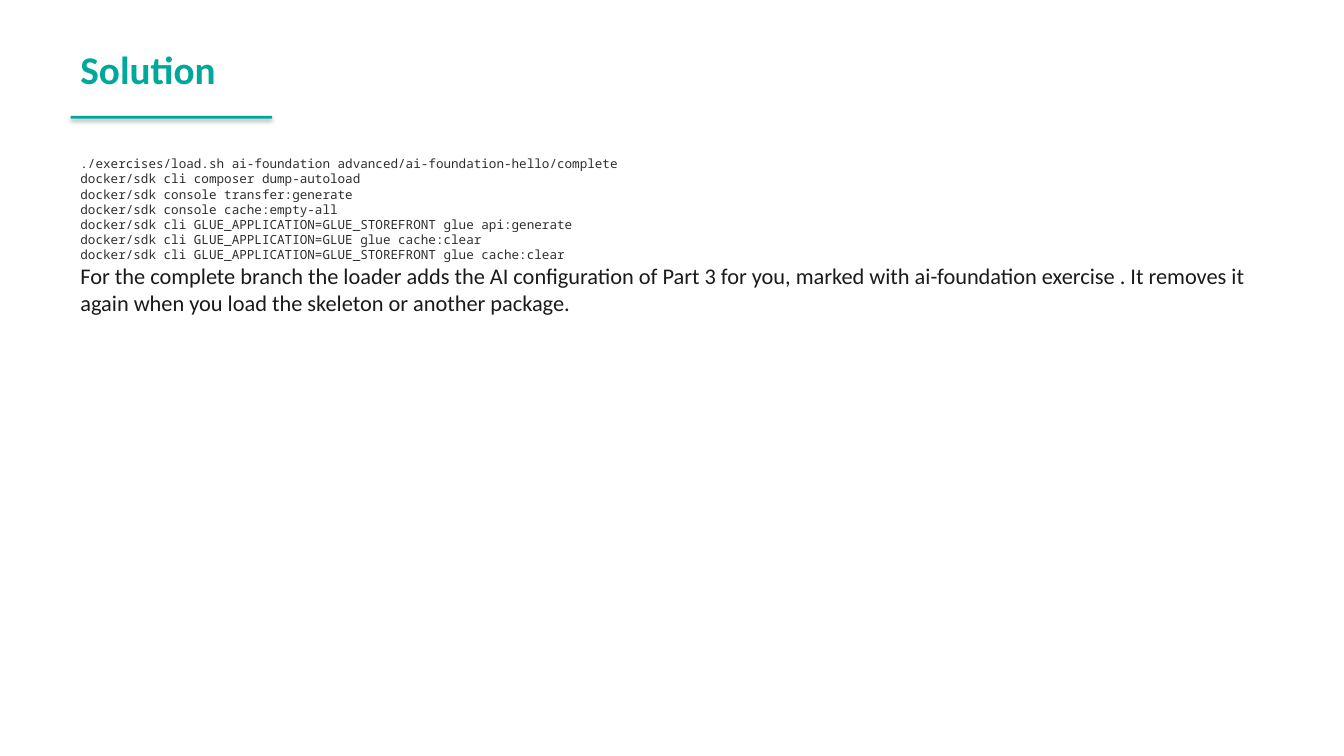
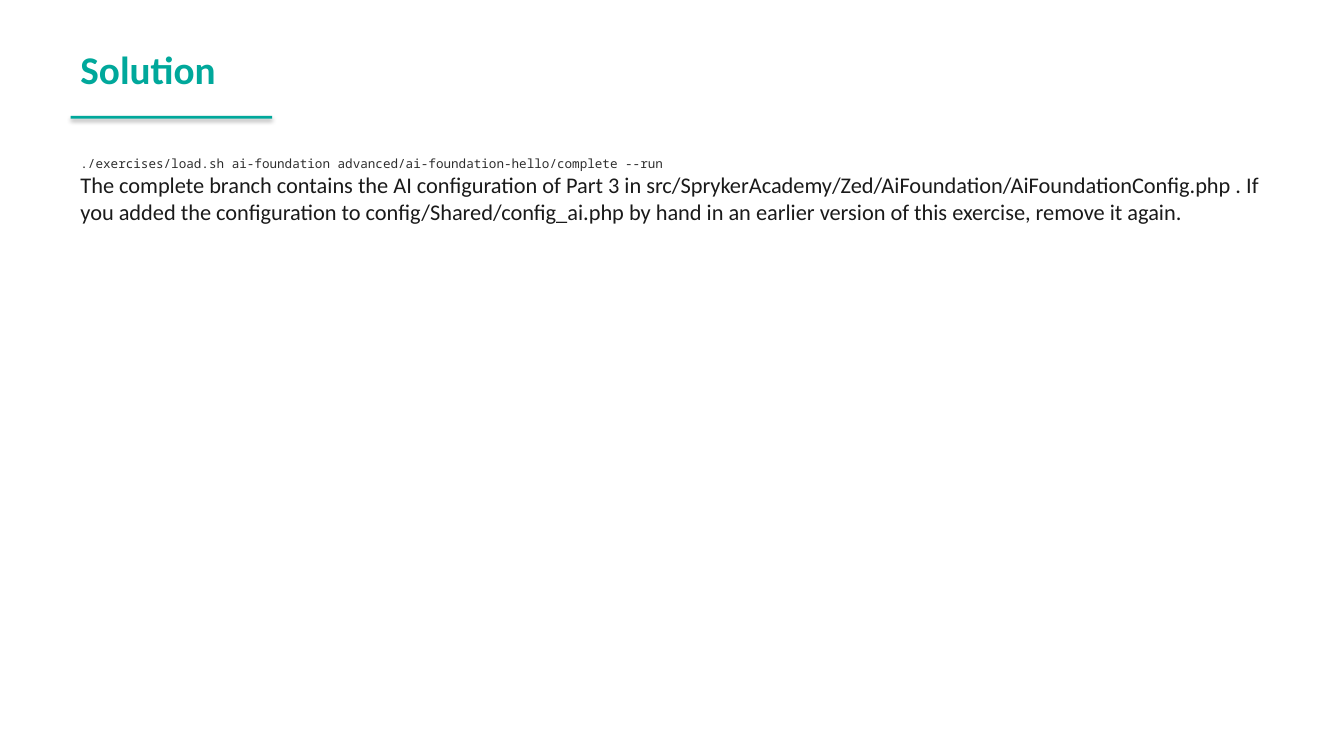
Before and after one commit to spryker-academy/instructor-exercises, a slide deck: slide 49 of guides-pptx/spryker-academy-ai.pptx (slide 47 before the commit). Drawn at 1344x756 pixels with LibreOffice and Linux fonts; fonts in the diff are those of the drawing. Boxes give left, top, right and bottom in pixels: in the first picture for what was removed or moved away, otherwise in the second. Text is boxed around its words. In the diff, an @@ line names an element or a change of style, - is before the commit and + after.

```diff
--- a/guides-pptx/spryker-academy-ai.pptx
+++ b/guides-pptx/spryker-academy-ai.pptx
@@ text at (80, 158, 1258, 224): text changed; size 9 to 16 pt; font Noto Sans Mono to Calibri; text colour #2D2D2D to #1A1A1A @@
-./exercises/load.sh ai-foundation advanced/ai-foundation-hello/complete
-docker/sdk cli composer dump-autoload
-docker/sdk console transfer:generate
-docker/sdk console cache:empty-all
-docker/sdk cli GLUE_APPLICATION=GLUE_STOREFRONT glue api:generate
-docker/sdk cli GLUE_APPLICATION=GLUE glue cache:clear
-docker/sdk cli GLUE_APPLICATION=GLUE_STOREFRONT glue cache:clear
-For the complete branch the loader adds the AI configuration of Part 3 for you, marked with ai-foundation exercise . It removes it again when you load the skeleton or another package.
+./exercises/load.sh ai-foundation advanced/ai-foundation-hello/complete --run
+The complete branch contains the AI configuration of Part 3 in src/SprykerAcademy/Zed/AiFoundation/AiFoundationConfig.php . If you added the configuration to config/Shared/config_ai.php by hand in an earlier version of this exercise, remove it again.
```
Also in this commit, not shown: 17 other slides changed, 2 slides added, 1 slide removed, 18 other files.
